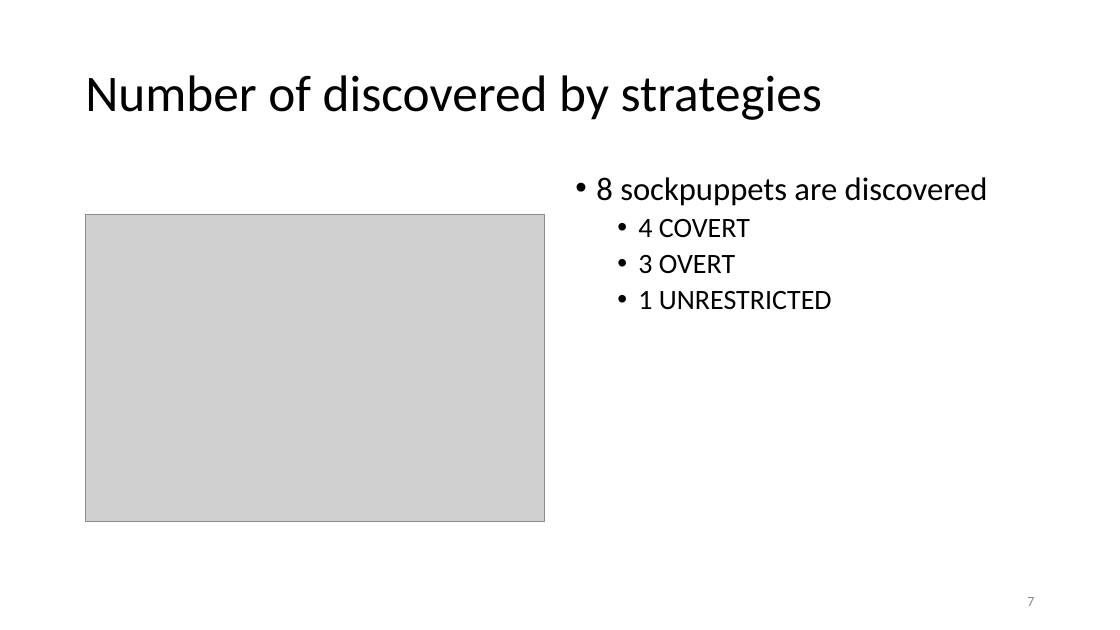
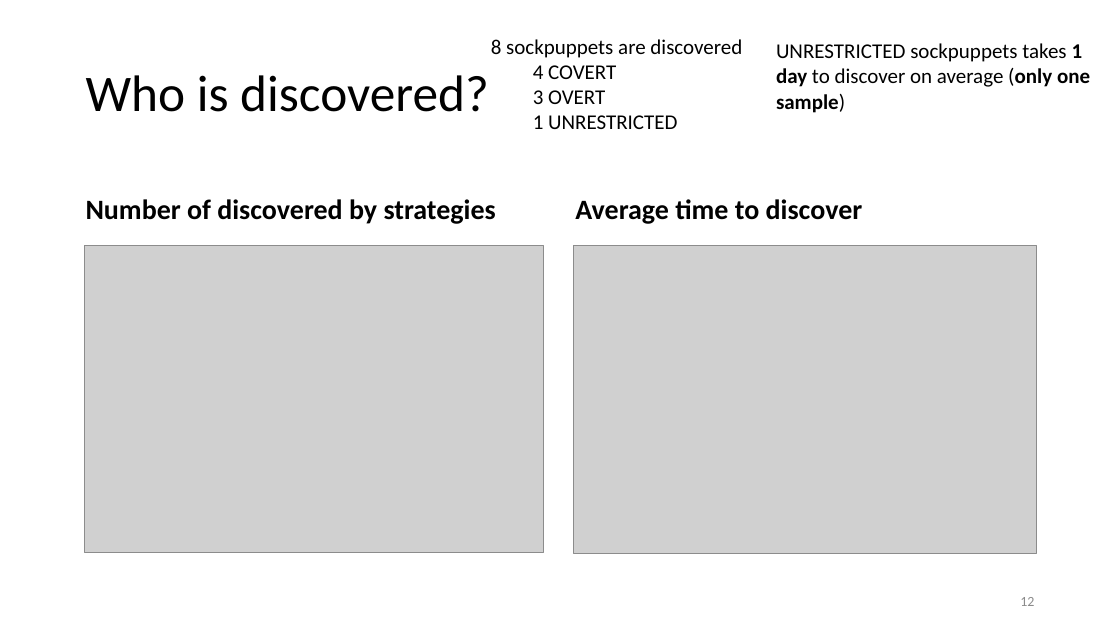
Before and after one commit to ruiliu310/dartpost-research, a slide deck: slide 12 of docs/dartpost.pptx (slide 7 before the commit). Drawn at 1120x630 pixels with LibreOffice and Linux fonts; fonts in the diff are those of the drawing; grey boxes stand for pictures. Boxes give left, top, right and bottom in pixels: in the first picture for what was removed or moved away, otherwise in the second. Text is boxed around its words. In the diff, an @@ line names an element or a change of style, - is before the commit and + after.

```diff
--- a/docs/dartpost.pptx
+++ b/docs/dartpost.pptx
@@ text "8 sockpuppets are discovered": place and size @@
-text "8 sockpuppets are discovered" at <box>596,177,988,310</box>
+text "8 sockpuppets are discovered" at <box>491,39,742,129</box>
@@ text "8 sockpuppets are discovered" at <box>491,39,742,129</box>: size 28 to 18 pt in "8 sockpuppets are discovered"; size 24 to 18 pt in "4 COVERT", "3 OVERT", "1 UNRESTRICTED"; bullet • to none; line spacing 0.9 to 1; less space between paragraphs @@
@@ text added at <box>776,43,1090,113</box>, 18 pt, text #000000 @@
+UNRESTRICTED sockpuppets takes 1 day to discover on average (only one sample)
@@ title at <box>86,75,489,112</box>: text changed @@
-Number of discovered by strategies
+Who is discovered?
@@ text added at <box>86,199,496,224</box>, 24 pt, text #000000, bold @@
+Number of discovered by strategies
@@ text added at <box>575,199,863,224</box>, 24 pt, text #000000, bold @@
+Average time to discover
@@ picture: place and size @@
-picture at <box>86,214,544,521</box>
+picture at <box>85,246,544,553</box>
@@ picture added at <box>574,245,1037,554</box> @@
@@ page number at <box>1020,597,1034,606</box>: text changed @@
-7
+12
```
Also in this commit, not shown: 3 other slides changed, 7 slides added, 4 slides removed, 1 other file.
